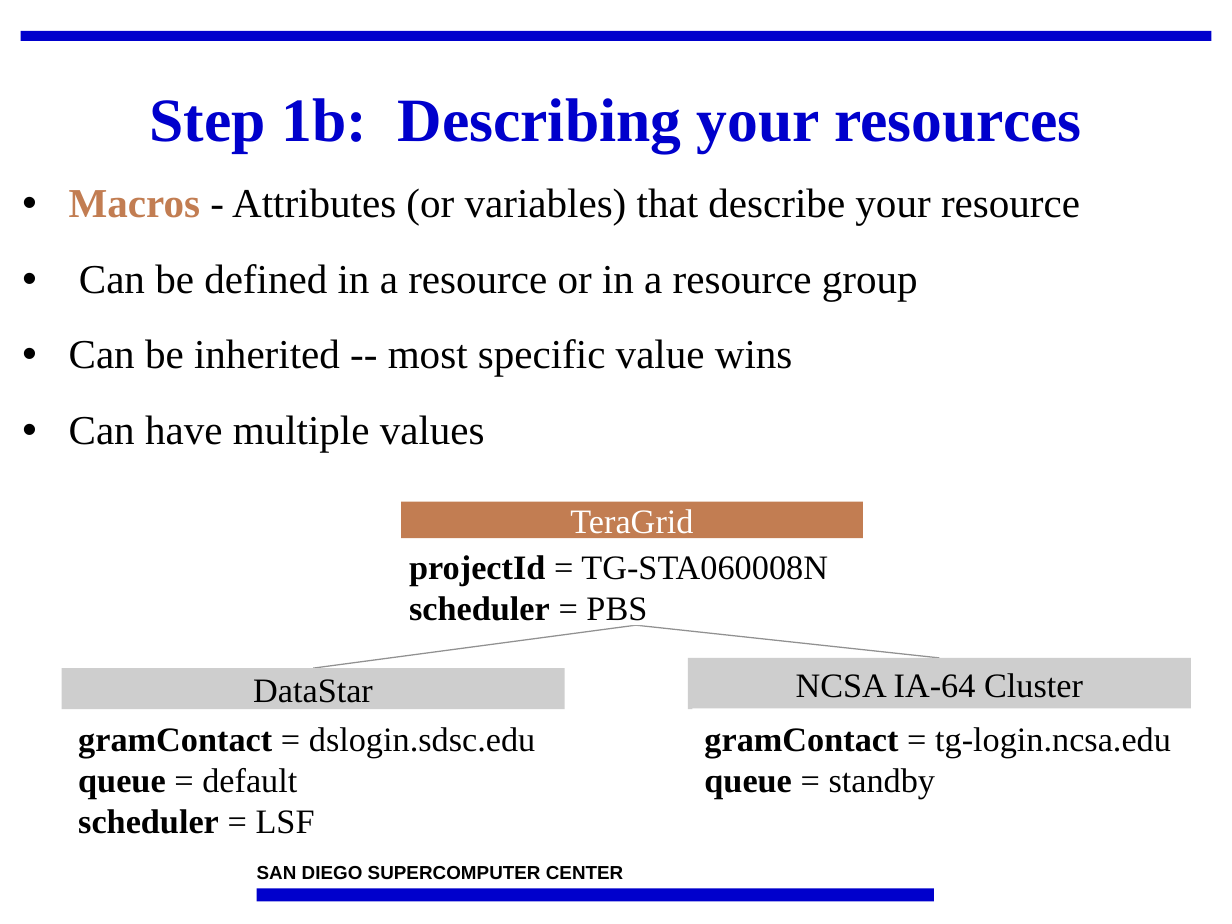
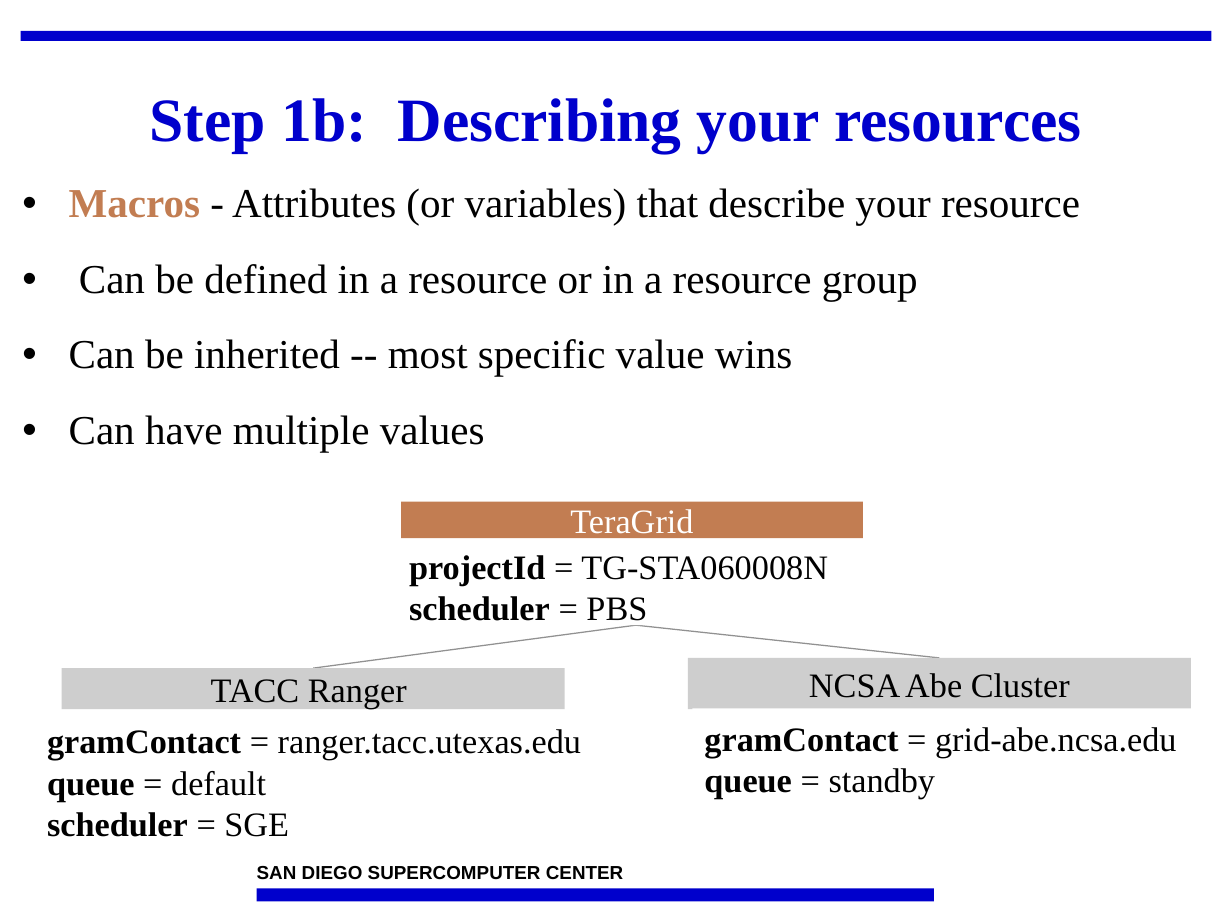
Before and after one commit to IncaProject/inca-xsede, a slide deck: slide 6 of talks/2010/2010workshop/control.pptx. Drawn at 1232x924 pixels with LibreOffice and Linux fonts; fonts in the diff are those of the drawing; background and template pictures are left out. Boxes give left, top, right and bottom in pixels: in the first picture for what was removed or moved away, otherwise in the second. Text is boxed around its words. In the diff, an @@ line names an element or a change of style, - is before the commit and + after.

```diff
--- a/talks/2010/2010workshop/control.pptx
+++ b/talks/2010/2010workshop/control.pptx
@@ text in rectangle at [211, 679, 407, 709]: text changed @@
-DataStar
+TACC Ranger
@@ text in rectangle at [809, 673, 1070, 698]: text changed @@
-NCSA IA-64 Cluster
+NCSA Abe Cluster
@@ text "gramContact = ranger.tacc.utexas.edu": place and size @@
-text "gramContact = ranger.tacc.utexas.edu" at [78, 727, 535, 834]
+text "gramContact = ranger.tacc.utexas.edu" at [47, 729, 581, 837]
@@ text at [47, 729, 581, 760]: text changed @@
-gramContact = dslogin.sdsc.edu
+gramContact = ranger.tacc.utexas.edu
@@ text in rectangle at [704, 727, 1176, 758]: text changed @@
-gramContact = tg-login.ncsa.edu
+gramContact = grid-abe.ncsa.edu
@@ text at [47, 812, 289, 837]: text changed @@
-scheduler = LSF
+scheduler = SGE
```
Also in this commit, not shown: 9 other slides changed.
